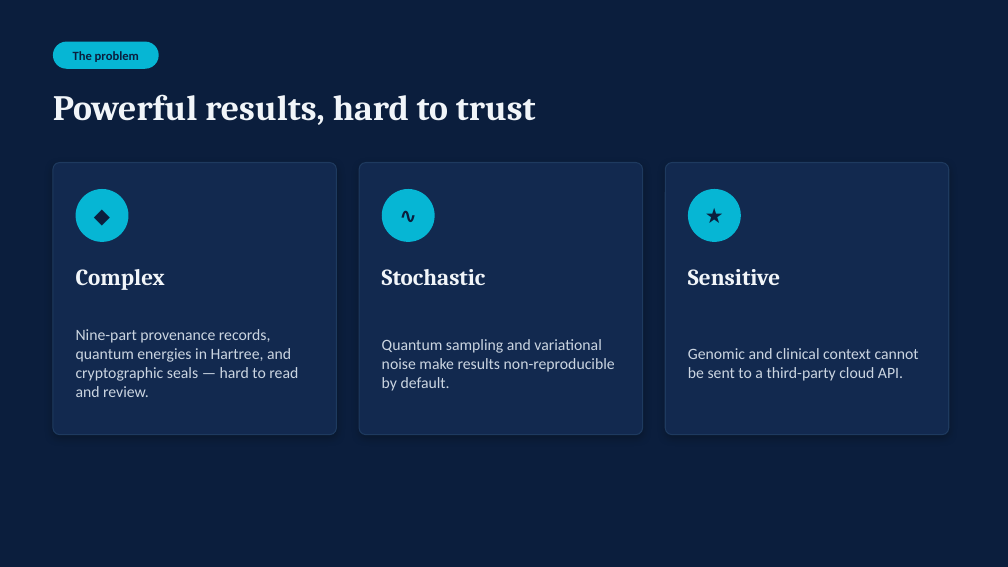
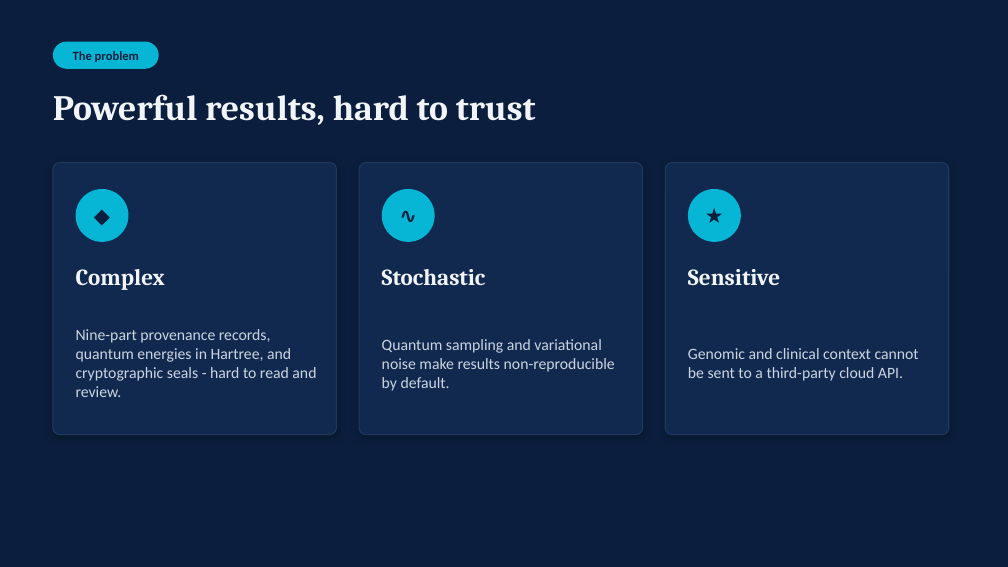
Before and after one commit to doron66-collab/lili2014, a slide deck: slide 2 of ist362_copilot/presentation/SOLANGE_Copilot_presentation.pptx. Drawn at 1008x567 pixels with LibreOffice and Linux fonts; fonts in the diff are those of the drawing. Boxes give left, top, right and bottom in pixels: in the first picture for what was removed or moved away, otherwise in the second. Text is boxed around its words. In the diff, an @@ line names an element or a change of style, - is before the commit and + after.

```diff
--- a/ist362_copilot/presentation/SOLANGE_Copilot_presentation.pptx
+++ b/ist362_copilot/presentation/SOLANGE_Copilot_presentation.pptx
@@ text at (76, 329, 316, 397): text changed @@
-Nine-part provenance records, quantum energies in Hartree, and cryptographic seals — hard to read and review.
+Nine-part provenance records, quantum energies in Hartree, and cryptographic seals - hard to read and review.
```
Also in this commit, not shown: 10 other slides changed.
